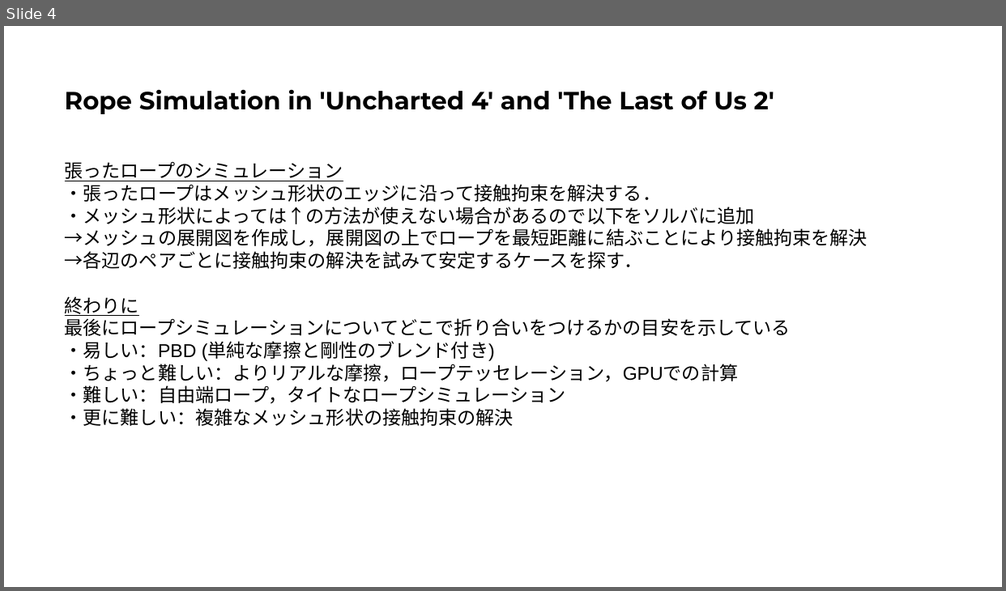
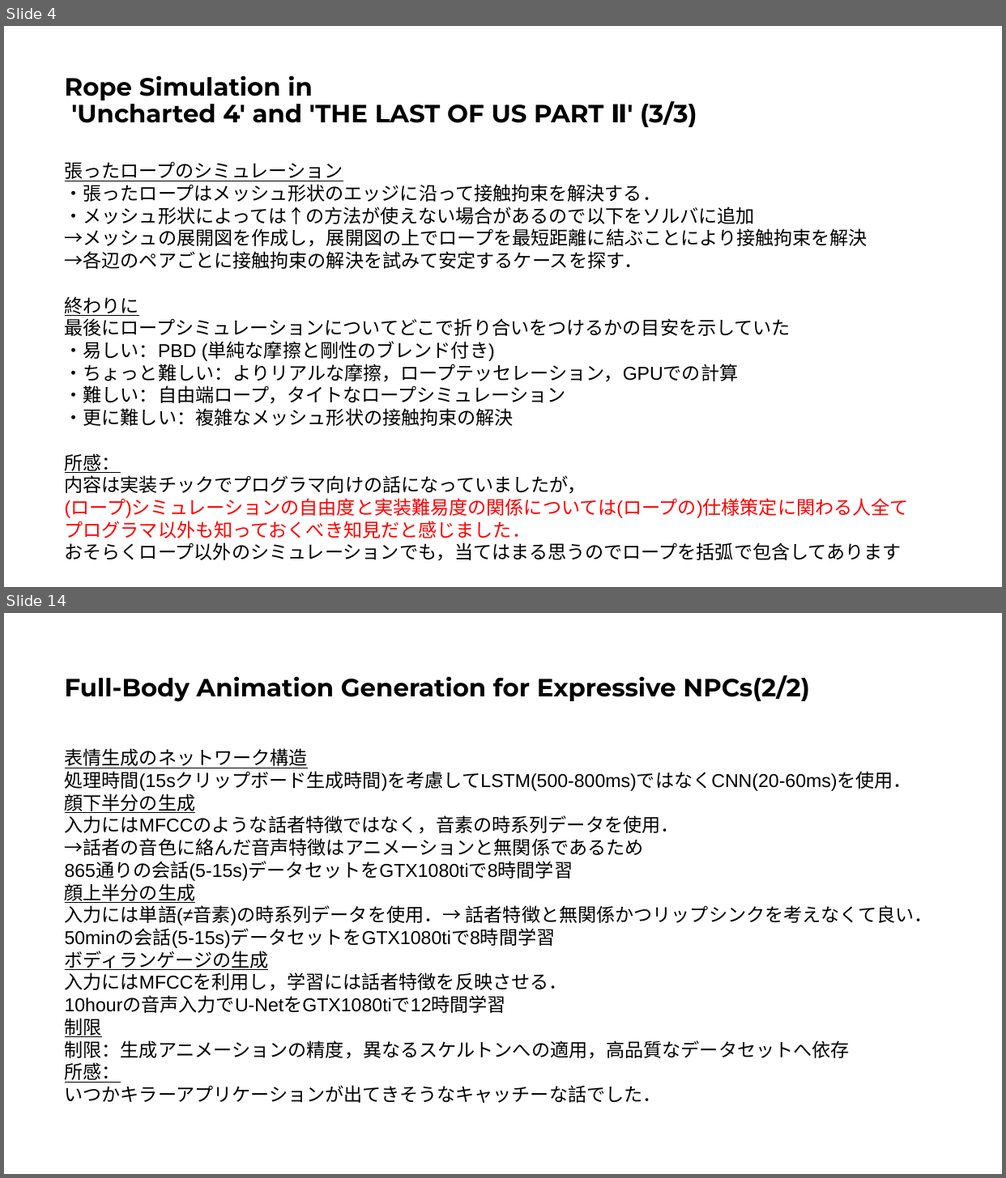
Before and after one commit to IchigoPantsu/test, a slide deck: rope.pptx. Shown one above the other, each under a label of ours: slide 4 before the commit, slides 4 and 14 after it; the slides between them are not shown. The pictures are 1006x591 and 1006x1178 pixels, drawn with LibreOffice and Linux fonts; fonts in the diff are those of the drawing. Boxes give left, top, right and bottom in pixels: in the first picture for what was removed or moved away, otherwise in the second. Text is boxed around its words. In the diff, an @@ line names an element or a change of style, - is before the commit and + after.

```diff
--- a/rope.pptx
+++ b/rope.pptx
@@ slide 14 added at <box>4,613,1002,1174</box>, background #FFFFFF @@
@@ title added at <box>65,675,809,702</box>, 24 pt, text #000000, bold @@
+Full-Body Animation Generation for Expressive NPCs(2/2)
@@ text added at <box>65,748,933,1103</box>, 18 pt, text #000000 @@
+表情生成のネットワーク構造
+処理時間(15sクリップボード生成時間)を考慮してLSTM(500-800ms)ではなくCNN(20-60ms)を使用．
+顔下半分の生成
+入力にはMFCCのような話者特徴ではなく，音素の時系列データを使用．
+→話者の音色に絡んだ音声特徴はアニメーションと無関係であるため
+865通りの会話(5-15s)データセットをGTX1080tiで8時間学習
+顔上半分の生成
+入力には単語(≠音素)の時系列データを使用．→ 話者特徴と無関係かつリップシンクを考えなくて良い．
+50minの会話(5-15s)データセットをGTX1080tiで8時間学習
+ボディランゲージの生成
+入力にはMFCCを利用し，学習には話者特徴を反映させる．
+10hourの音声入力でU-NetをGTX1080tiで12時間学習
+制限
+制限：生成アニメーションの精度，異なるスケルトンへの適用，高品質なデータセットへ依存
+所感：
+いつかキラーアプリケーションが出てきそうなキャッチーな話でした．
@@ slide 4 changed as well @@
@@ title at <box>65,75,697,128</box>: text changed @@
-Rope Simulation in 'Uncharted 4' and 'The Last of Us 2'
+Rope Simulation in
+'Uncharted 4' and 'THE LAST OF US PART Ⅱ' (3/3)
@@ text at <box>65,318,791,336</box>: text changed @@
-最後にロープシミュレーションについてどこで折り合いをつけるかの目安を示している
+最後にロープシミュレーションについてどこで折り合いをつけるかの目安を示していた
@@ text at <box>65,454,909,561</box>: paragraphs added @@
+所感：
+内容は実装チックでプログラマ向けの話になっていましたが，
+(ロープ)シミュレーションの自由度と実装難易度の関係については(ロープの)仕様策定に関わる人全て
+プログラマ以外も知っておくべき知見だと感じました．
+おそらくロープ以外のシミュレーションでも，当てはまる思うのでロープを括弧で包含してあります
```
Also in this commit, not shown: 2 other slides changed, 15 other slides added.
